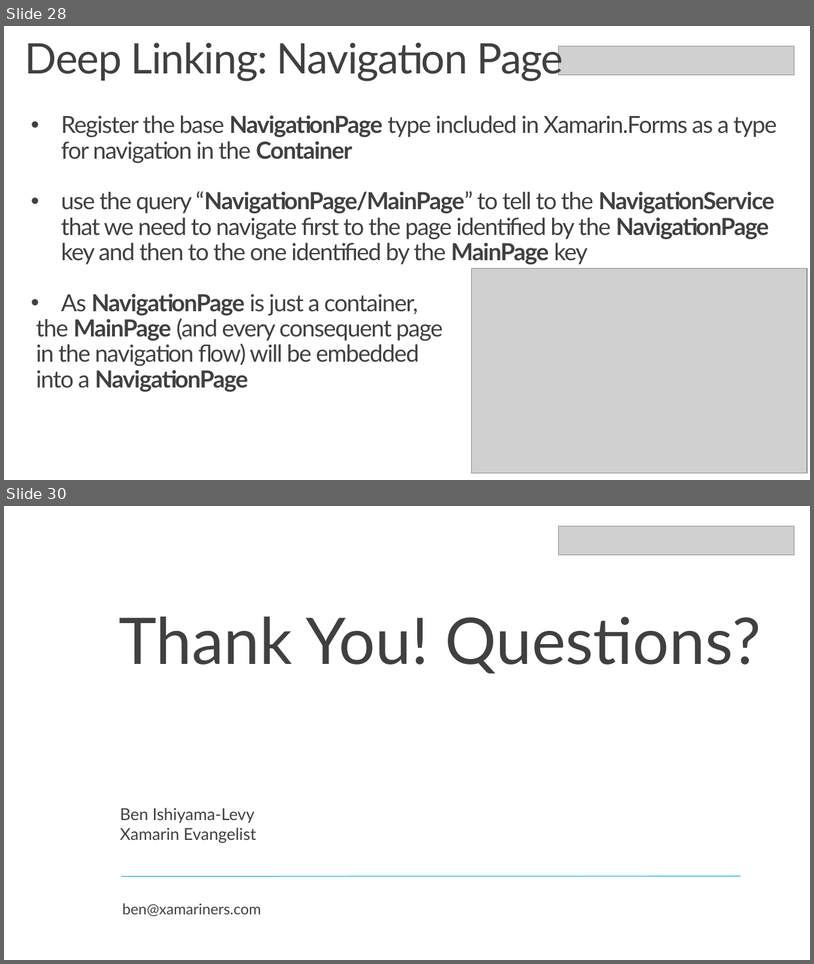
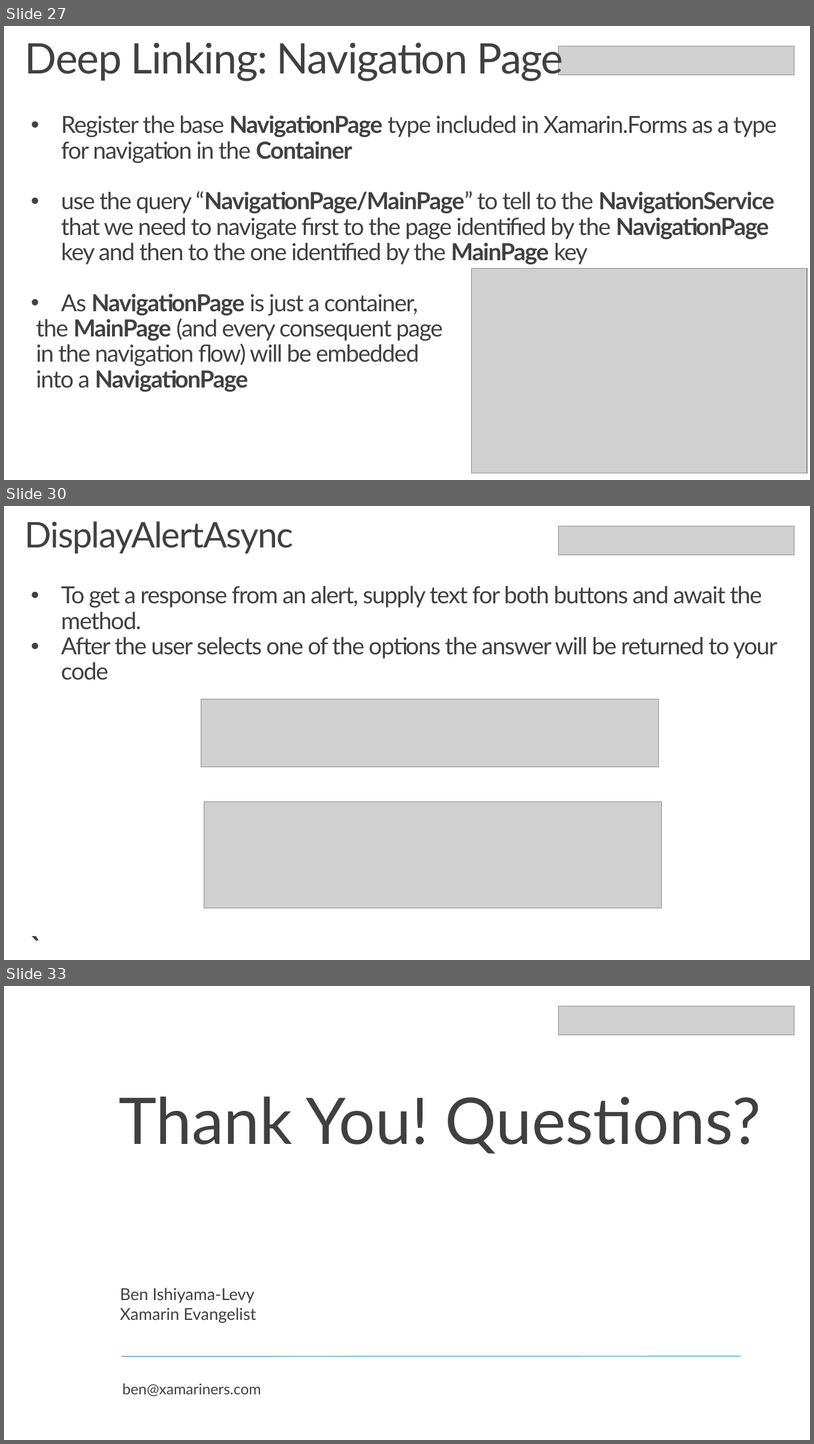
Before and after one commit to Xamariners/PrismDemo, a slide deck: media/PrismDemo.pptx. Shown one above the other, each under a label of ours: slides 28 and 30 before the commit, slides 27, 30 and 33 after it; the slides between them are not shown. The pictures are 814x964 and 814x1444 pixels, drawn with LibreOffice and Linux fonts; fonts in the diff are those of the drawing; grey boxes stand for pictures; background and template pictures are left out. Boxes give left, top, right and bottom in pixels: in the first picture for what was removed or moved away, otherwise in the second. Text is boxed around its words. In the diff, an @@ line names an element or a change of style, - is before the commit and + after.

```diff
--- a/media/PrismDemo.pptx
+++ b/media/PrismDemo.pptx
@@ slide 30 added at (x1=4, y1=506, x2=810, y2=960), background picture (left out) @@
@@ text added at (x1=25, y1=521, x2=294, y2=553), 42 pt, text #404040 @@
+DisplayAlertAsync
@@ picture added at (x1=559, y1=526, x2=795, y2=555) @@
@@ text added at (x1=61, y1=586, x2=778, y2=680), 28 pt, text #404040 @@
+• To get a response from an alert, supply text for both buttons and await the method.
+• After the user selects one of the options the answer will be returned to your code
+`
@@ picture added at (x1=201, y1=699, x2=659, y2=766) @@
@@ picture added at (x1=204, y1=801, x2=662, y2=907) @@
@@ what was slide 28 is now slide 27 @@
@@ what was slide 30 is now slide 33 @@
```
Also in this commit, not shown: 3 slides changed, 3 other slides added, 1 slide removed.
